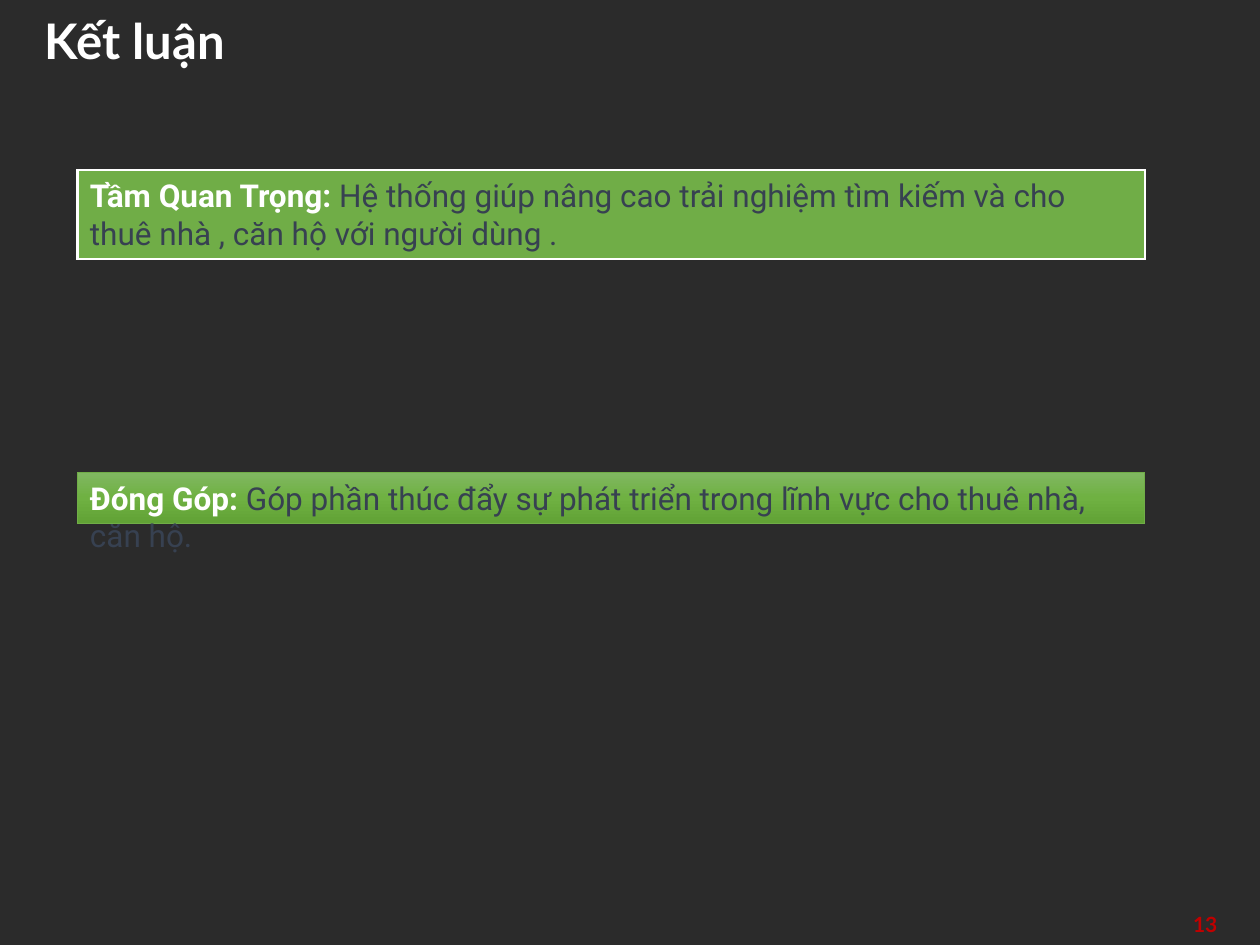
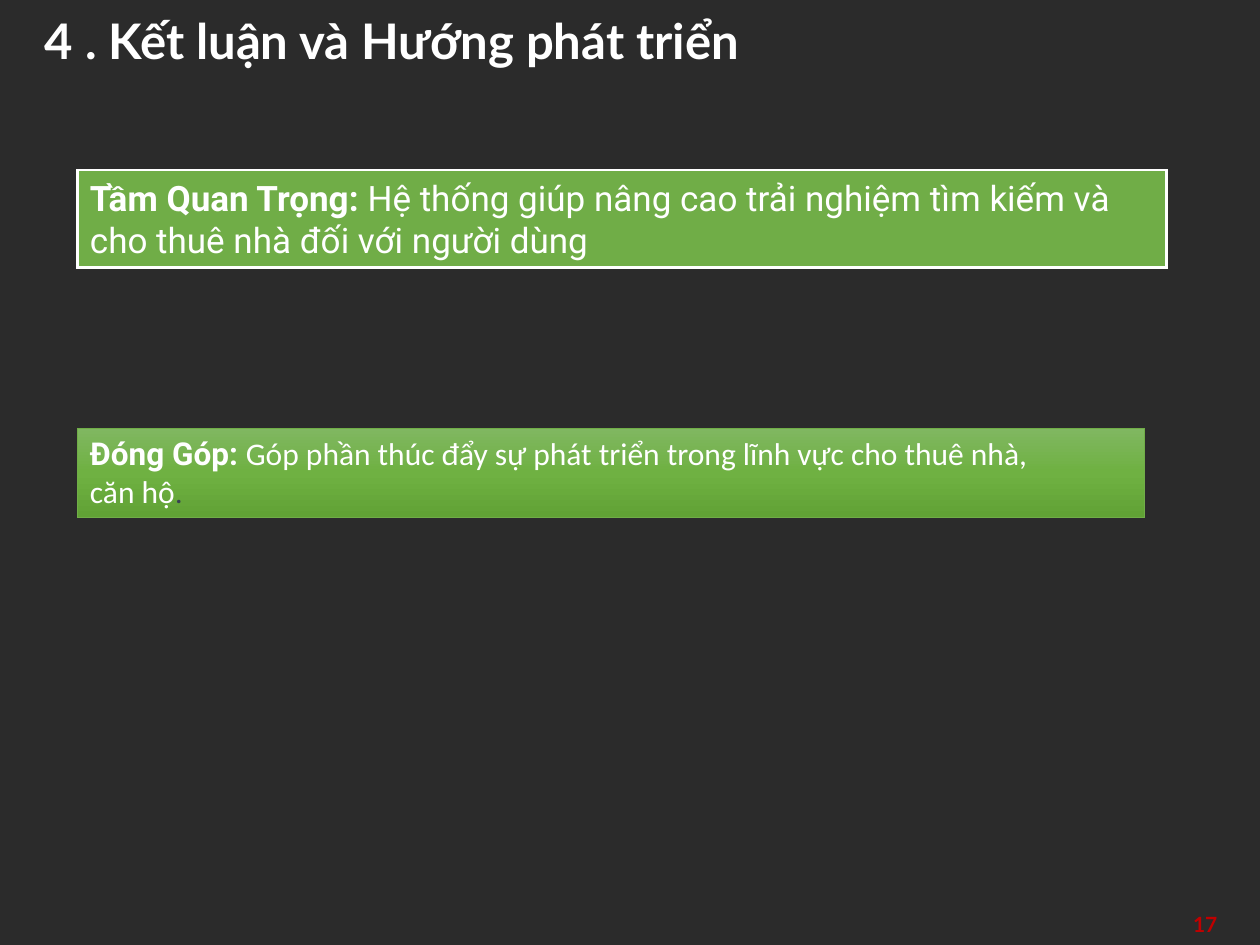
Before and after one commit to doanphung0402/timnhanhanh, a slide deck: slide 17 of report/soict_datn.pptx (slide 13 before the commit). Drawn at 1260x945 pixels with LibreOffice and Linux fonts; fonts in the diff are those of the drawing; background and template pictures are left out; a plain dark background stands for a picture behind light text. Boxes give left, top, right and bottom in pixels: in the first picture for what was removed or moved away, otherwise in the second. Text is boxed around its words. In the diff, an @@ line names an element or a change of style, - is before the commit and + after.

```diff
--- a/report/soict_datn.pptx
+++ b/report/soict_datn.pptx
@@ title at (x1=45, y1=18, x2=739, y2=68): text changed @@
-Kết luận
+4 . Kết luận và Hướng phát triển
@@ rectangle "Tầm Quan Trọng: Hệ thống ..." resized from (x1=78, y1=170, x2=1145, y2=260) to (x1=78, y1=170, x2=1167, y2=267) @@
@@ text in rectangle at (x1=90, y1=182, x2=1110, y2=261): text changed; size 18 to 20 pt; text colour #374151 to #FFFFFF @@
-Tầm Quan Trọng: Hệ thống giúp nâng cao trải nghiệm tìm kiếm và cho thuê nhà , căn hộ với người dùng .
+Tầm Quan Trọng: Hệ thống giúp nâng cao trải nghiệm tìm kiếm và cho thuê nhà đối với người dùng
@@ rectangle "Đóng Góp: Góp phần thúc ..." resized from (x1=78, y1=472, x2=1145, y2=523) to (x1=78, y1=428, x2=1145, y2=518) @@
@@ rectangle "Đóng Góp: Góp phần thúc ..." at (x1=78, y1=428, x2=1145, y2=518): font Roboto to Calibri, text colour #374151 to #FFFFFF in "Góp phần thúc đẩy sự phát triển ..." @@
@@ page number at (x1=1193, y1=917, x2=1217, y2=932): text changed @@
-13
+17
```
Also in this commit, not shown: 8 other slides changed, 7 slides added, 4 slides removed, 22 other files.
